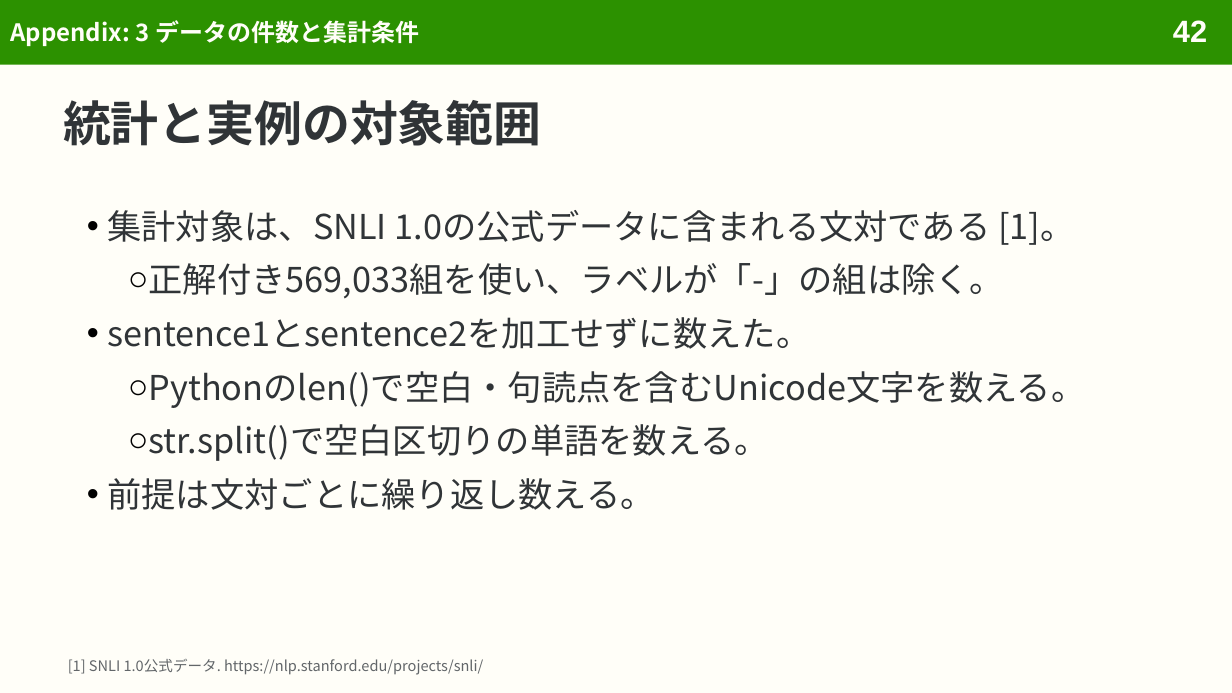
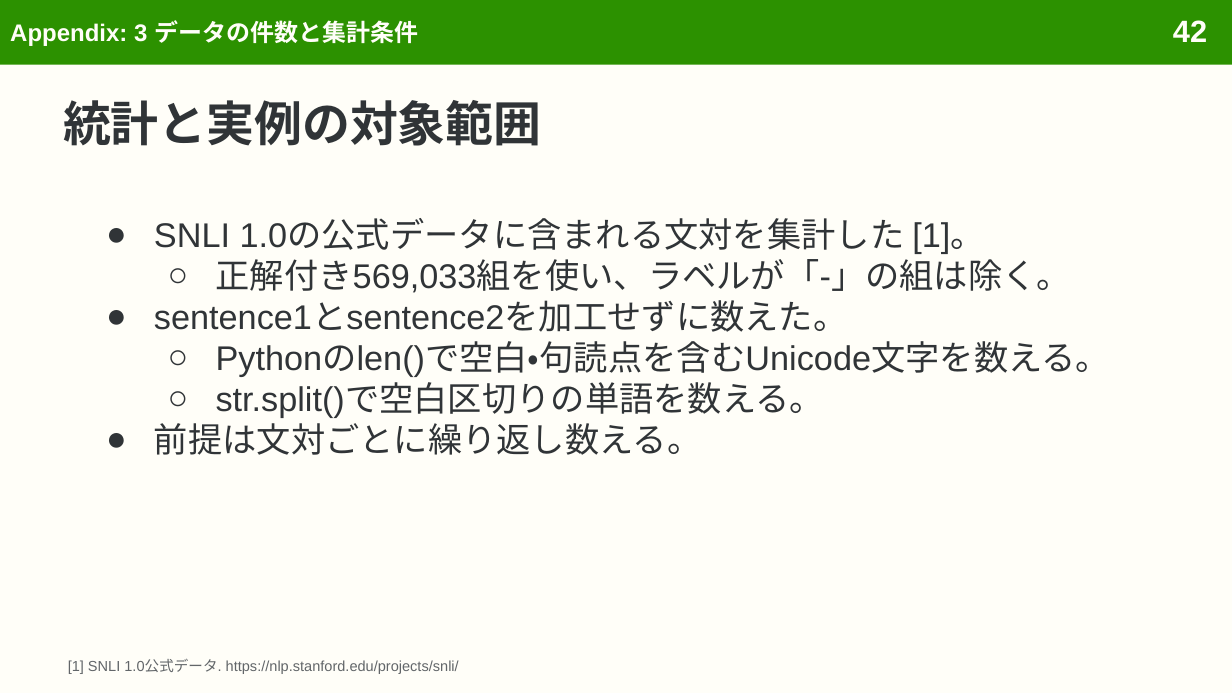
Before and after one commit to sasakiy84/datasets-in-10-minutes, a slide deck: slide 42 of slides/datasets-in-10-minutes-snli.pptx. Drawn at 1232x693 pixels with LibreOffice and Linux fonts; fonts in the diff are those of the drawing. Boxes give left, top, right and bottom in pixels: in the first picture for what was removed or moved away, otherwise in the second. Text is boxed around its words. In the diff, an @@ line names an element or a change of style, - is before the commit and + after.

```diff
--- a/slides/datasets-in-10-minutes-snli.pptx
+++ b/slides/datasets-in-10-minutes-snli.pptx
@@ title "Appendix: 3 データの件数と集計条件" at <box>10,20,418,46</box>: font Noto Sans CJK JP to Arial @@
@@ text at <box>154,219,984,253</box>: text changed; font Noto Sans CJK JP to Arial @@
-• 集計対象は、SNLI 1.0の公式データに含まれる文対である [1]。
+● SNLI 1.0の公式データに含まれる文対を集計した [1]。
@@ text at <box>154,259,1111,455</box>: font Noto Sans CJK JP to Arial in "正解付き569,033組を使い、ラベルが「-」の組は除く。", "sentence1とsentence2を加工せずに数えた。", "Pythonのlen()で空白・句読点を含むUnicode文字を数える。", "str.split()で空白区切りの単語を数える。" and 1 more places; indent changed; line spacing 1.1 to 1; less space between paragraphs; bullet colour #000000 to #303437; bullet • to ● @@
@@ text "[1] SNLI 1.0公式データ. https://nlp.stanford.edu/projects/snli/" at <box>68,659,459,674</box>: font Noto Sans CJK JP to Arial @@
```
Also in this commit, not shown: 59 other slides changed, 10 other files.
